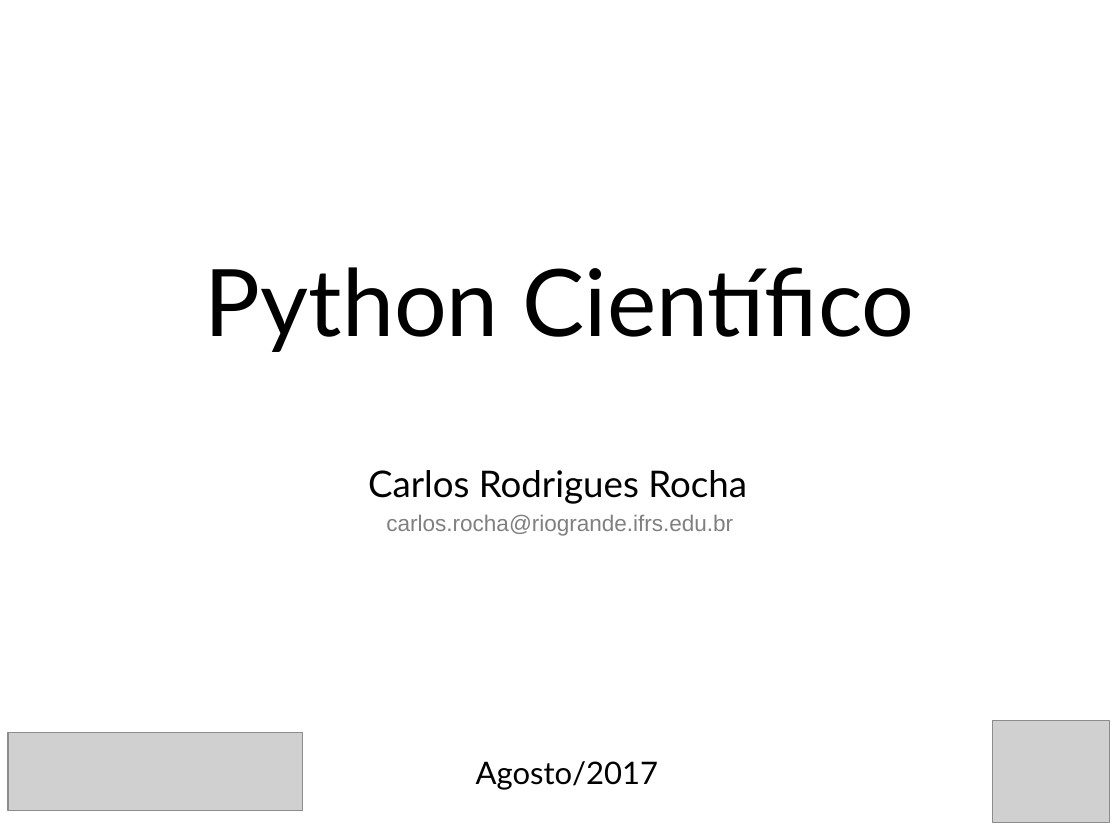
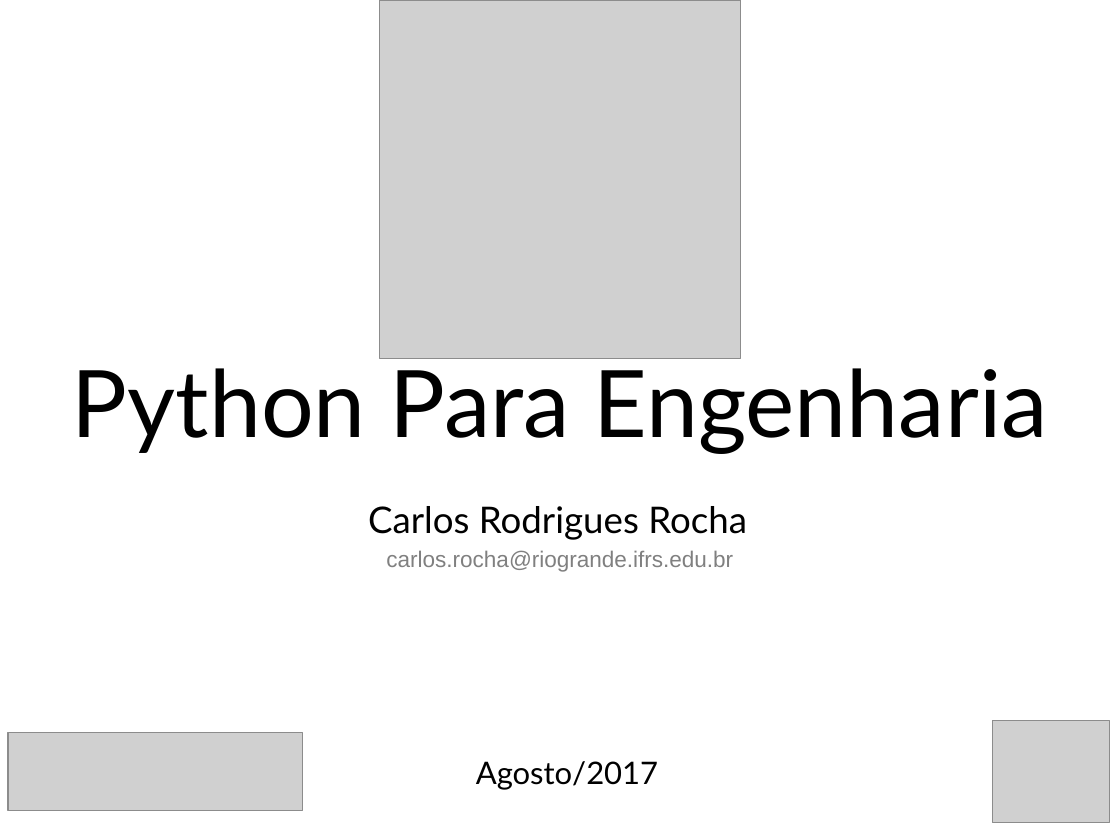
Before and after one commit to cticarlo/cursoPython, a slide deck: slide 1 of PythonEng.odp. Drawn at 1120x840 pixels with LibreOffice and Linux fonts; fonts in the diff are those of the drawing; grey boxes stand for pictures. Boxes give left, top, right and bottom in pixels: in the first picture for what was removed or moved away, otherwise in the second. Text is boxed around its words. In the diff, an @@ line names an element or a change of style, - is before the commit and + after.

Commit message:
Atualização muito atrasada
Acréscimo de atualizações iniciais no material do curso de Python

```diff
--- a/PythonEng.odp
+++ b/PythonEng.odp
@@ picture added at <box>380,0,741,359</box> @@
@@ subtitle at <box>72,356,1048,454</box>: text changed @@
-Python Científico
+Python Para Engenharia
@@ text "Carlos Rodrigues Rocha": place and size @@
-text "Carlos Rodrigues Rocha" at <box>368,470,747,504</box>
+text "Carlos Rodrigues Rocha" at <box>368,506,747,540</box>
@@ text "carlos.rocha@riogrande.ifrs.edu.br": place and size @@
-text "carlos.rocha@riogrande.ifrs.edu.br" at <box>386,514,733,536</box>
+text "carlos.rocha@riogrande.ifrs.edu.br" at <box>386,550,733,572</box>
```
Also in this commit, not shown: 2 other slides changed, 22 other files.
